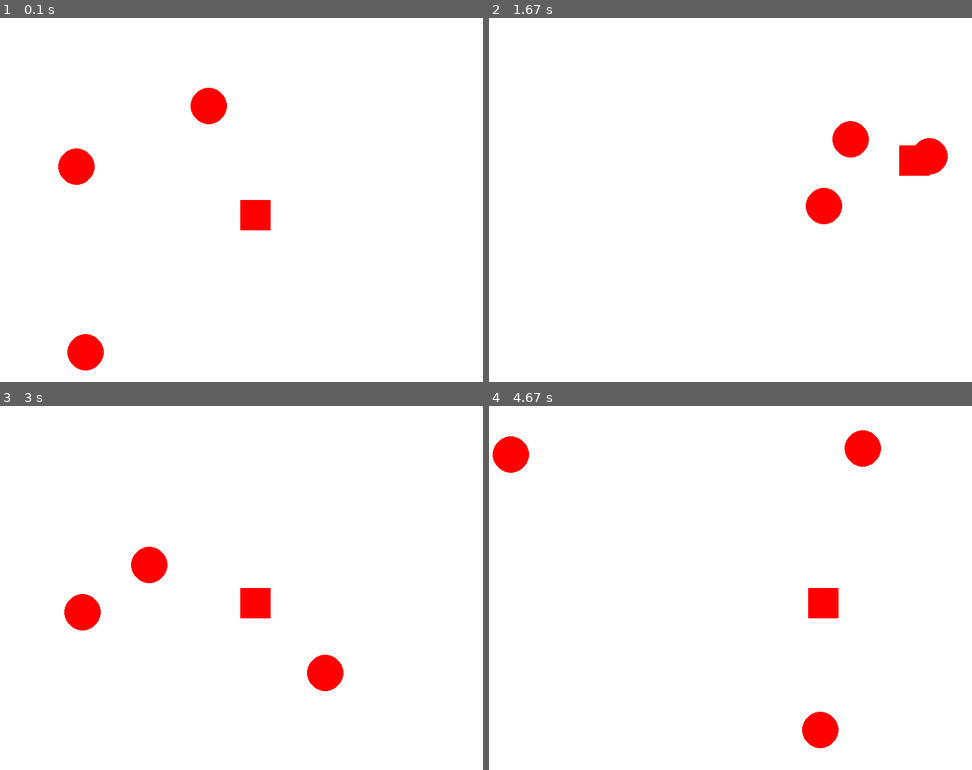
Above: before the commit, frames 1-4 (two rows, left to right).
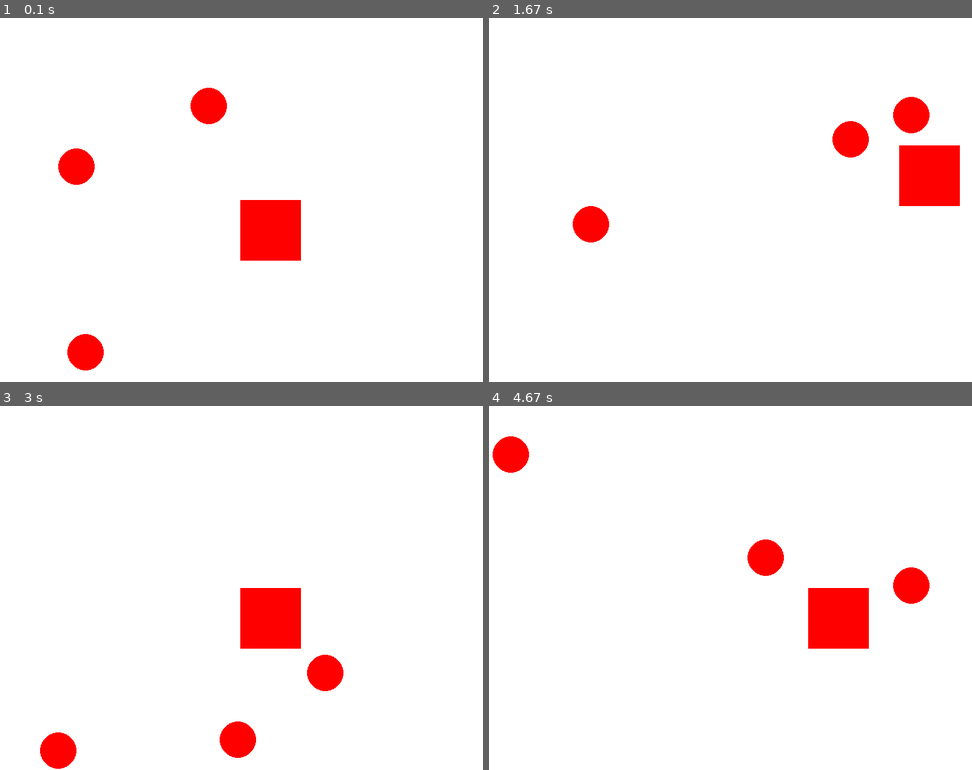
Above: after the commit, the same moments.

Repository: Soubhik-RJS/pygame-test
Game: pygame game, started from test/oops/test1.py
Two runs of this game, one before a commit and one after it. Both use one fixed random seed, a clock stepped at 60 frames per second and the inputs below.
Inputs:
- Up to frame 1 (0.1 s): no input
- Up to frame 2 (1.67 s): hold D 0.33-0.8 s; hold W 0.83-1.13 s; hold D 1.17-1.63 s
- Up to frame 3 (3 s): hold A 1.67-2.2 s; hold S 2.23-2.53 s; hold A 2.57-2.97 s
- Up to frame 4 (4.67 s): hold W 3-3.37 s; hold D 3.4-4.03 s; hold S 4.07-4.43 s; hold A from 4.47 s (still down)

The runs differ from the first frame. In frame 1, 1.6% of the frame differs, in the area x 49-63%, y 50-67%; in frame 2, 3.2%; in frame 3, 3.9%, in the area x 8-63%, y 38-100%; in frame 4, 3.9%.

Commit message:
Add Scenes

Diff:
--- a/test/oops/Enemy.py
+++ b/test/oops/Enemy.py
@@ -25,10 +25,18 @@
             self.speed[0] = -self.speed[0]
         if self.circle.top <= 0 or self.circle.bottom >= self.HEIGHT:
             self.speed[1] = -self.speed[1]
-        if abs(self.circle.x - self.player.x) < self.player.size[0] and abs(self.circle.y - self.player.y) < self.player.size[0]:
-            self.speed[0] = -self.speed[0]
+
+        # if abs(self.circle.x - self.player.x) < self.player.size[0] and abs(self.circle.y - self.player.y) < self.player.size[0]:
+        #     self.speed[0] = -self.speed[0]
         # if self.circle.top <= self.player.top or self.circle.bottom >= self.player.bottom:
         #     self.speed[1] = -self.speed[1]
 
+        if self.circle.colliderect(self.player):
+            if self.circle.left <= self.player.left or self.circle.right >= self.player.right:
+                self.speed[0] = -self.speed[0]
+            if self.circle.top <= self.player.top or self.circle.bottom >= self.player.bottom:
+                self.speed[1] = -self.speed[1]
+
+
     def draw(self):
         pygame.draw.circle(self.screen, self.color, self.circle.center, self.radius)
--- a/test/oops/Player.py
+++ b/test/oops/Player.py
@@ -5,7 +5,7 @@
     speed = 10
     color = (255,0,0)
     def __init__(self,screen,width, height):
-        super().__init__(width // 2, height // 2, 50, 50)
+        super().__init__(width // 2, height // 2, 100, 100)
         self.WIDTH = width
         self.HEIGHT = height
         self.screen = screen
@@ -35,8 +35,8 @@
         # print(self.width)
         self.clamp_ip(0,0,self.WIDTH,self.HEIGHT)
 
-        if self.collidelist(self.enemy_list) > -1:
-            print('done')
+        # if self.collidelist(self.enemy_list) > -1:
+        #     print('done')
 
 
     def draw(self):
--- a/test/oops/test1.py
+++ b/test/oops/test1.py
@@ -42,8 +42,8 @@
 
     player.update()
 
-    for enemy in enemy_list:
-        enemy.update()
+    # for enemy in enemy_list:
+    #     enemy.update()
 
     # Fill screen
     screen.fill(white)
@@ -51,6 +51,7 @@
     # Draw player
     player.draw()
     for enemy in enemy_list:
+        enemy.update()
         enemy.draw()
 
     # Update display
--- /dev/null
+++ b/test/screen/Game.py
@@ -0,0 +1,30 @@
+import pygame
+import sys
+from Scene import Scene
+from GameObject.Player import Player
+
+class Game(Scene):
+
+    def __init__(self, screen, clock, fps, font, WIDTH, HEIGTH):
+        super().__init__(screen, clock, fps)
+        self.font = font
+        self.WIDTH = WIDTH
+        self.HEIGTH = HEIGTH
+        # self.color = self.BLACK
+
+    def start(self):
+        print('game scene start')
+        self.player = Player(self.screen,self.WIDTH, self.HEIGTH, self.RED)
+
+    def update(self):
+        self.player.update()
+
+    def draw(self):
+        self.text_screen("MyGame Started",self.GREEN,5,5)
+        self.player.darw()
+
+
+    def text_screen(self,text, color, x, y, center=False):
+        screen_text = self.font.render(text, True, color)
+        text_rect = screen_text.get_rect(center=(x,y)) if center else [x,y]
+        self.screen.blit(screen_text, text_rect)
--- /dev/null
+++ b/test/screen/GameObject/Player.py
@@ -0,0 +1,34 @@
+import pygame
+
+class Player(pygame.Rect):
+
+    size = 30
+    speed = 10
+
+    def __init__(self, screen, WIDTH, HEIGTH, color):
+        super().__init__(WIDTH/2, HEIGTH/2, self.size, self.size)
+        self.screen = screen
+        self.color = color
+        self.WIDTH = WIDTH
+        self.HEIGTH = HEIGTH
+
+    def start(self):
+        pass
+
+    def update(self):
+        keys = pygame.key.get_pressed()
+
+        if keys[pygame.K_w]:
+            self.move_ip(0,-self.speed)
+        if keys[pygame.K_s]:
+            self.move_ip(0,self.speed)
+        if keys[pygame.K_a]:
+            self.move_ip(-self.speed,0)
+        if keys[pygame.K_d]:
+            self.move_ip(self.speed,0)
+
+        self.clamp_ip(0,0,self.WIDTH, self.HEIGTH)
+
+
+    def darw(self):
+        pygame.draw.rect(self.screen, self.color, self)
--- /dev/null
+++ b/test/screen/Scene.py
@@ -0,0 +1,44 @@
+import pygame
+import sys
+
+class Scene:
+
+    def __init__(self, screen, clock, fps):
+        # Set up screen
+        self.screen = screen
+        self.clock = clock
+        self.fps = fps
+        # Set up colors
+        self.WHITE = (255,255,255)
+        self.RED = (255,0,0)
+        self.GREEN = (0,255,0)
+        self.BLUE = (0,0,255)
+        self.BLACK = (0,0,0)
+        # Set screen color
+        self.color = self.WHITE
+
+    def start(self):
+        pass
+
+    def event(self, e):
+        pass
+
+    def update(self):
+        pass
+
+    def draw(self):
+        pass
+
+    def run(self):
+        self.start()
+        while True:
+            for event in pygame.event.get():
+                if event.type == pygame.QUIT:
+                    pygame.quit()
+                    sys.exit()
+                self.event(event)
+            self.update()
+            self.screen.fill(self.color)
+            self.draw()
+            pygame.display.update()
+            self.clock.tick(self.fps)
--- /dev/null
+++ b/test/screen/Welcome.py
@@ -0,0 +1,31 @@
+import pygame
+import sys
+from Scene import Scene
+
+class Welcome(Scene):
+
+    def __init__(self, screen, clock, fps, font, WIDTH, HEIGTH, game_scene):
+        super().__init__(screen, clock, fps)
+        self.font = font
+        self.WIDTH = WIDTH
+        self.HEIGTH = HEIGTH
+        # self.color = self.BLACK
+        self.game_scene = game_scene
+
+    def start(self):
+        print('welcome scene start')
+
+    def event(self, e):
+        if e.type == pygame.KEYDOWN:
+            if e.key == pygame.K_SPACE:
+                self.game_scene.run()
+
+    def draw(self):
+        self.text_screen("Welcome to MyGame",self.GREEN,self.WIDTH/2,self.HEIGTH/2-20,True)
+        self.text_screen("enter space to start",self.GREEN,self.WIDTH/2,self.HEIGTH/2+20,True)
+
+
+    def text_screen(self,text, color, x, y, center=False):
+        screen_text = self.font.render(text, True, color)
+        text_rect = screen_text.get_rect(center=(x,y)) if center else [x,y]
+        self.screen.blit(screen_text, text_rect)
--- /dev/null
+++ b/test/screen/main.py
@@ -0,0 +1,19 @@
+import pygame
+import sys
+from Welcome import Welcome
+from Game import Game
+
+# Initialize Pygame
+pygame.init()
+
+# Set up display
+WIDTH, HEIGTH = 800, 600
+screen = pygame.display.set_mode((WIDTH, HEIGTH))
+pygame.display.set_caption('Basic Game')
+clock = pygame.time.Clock()
+font = pygame.font.SysFont(None, 40)
+fps = 30
+
+game = Game(screen,clock,fps,font,WIDTH,HEIGTH)
+welcome = Welcome(screen,clock,fps,font,WIDTH,HEIGTH, game)
+welcome.run()
Empty file added: test/screen/GameOver.py
